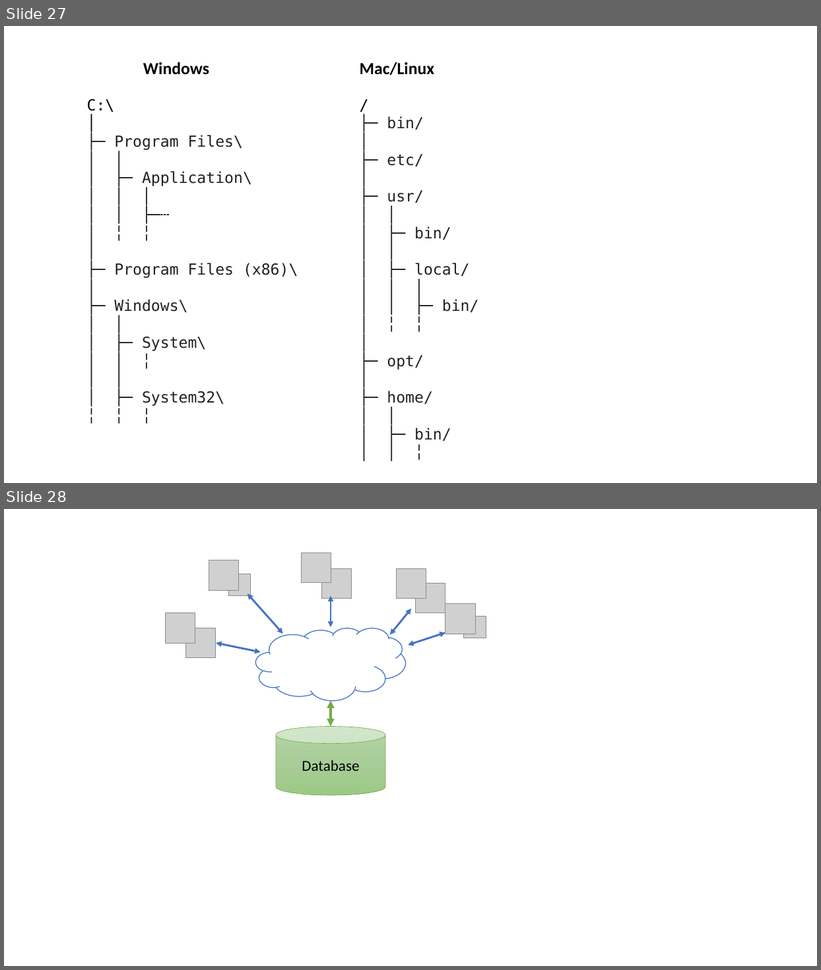
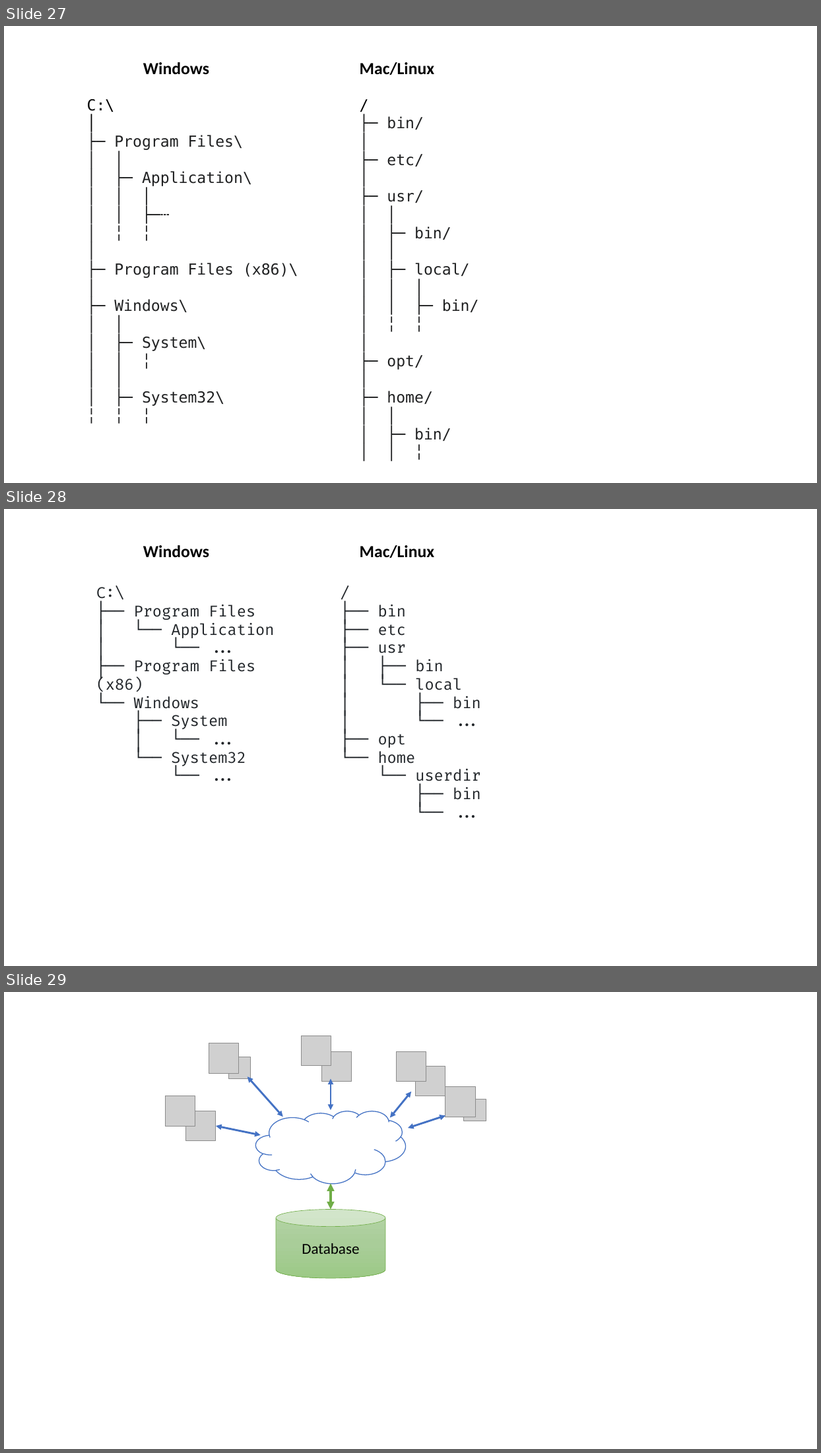
Before and after one commit to edinburgh-napier/SET09102, a slide deck: images/graphics.pptx. Shown one above the other, each under a label of ours: slides 27 and 28 before the commit, slides 27, 28 and 29 after it. The pictures are 821x970 and 821x1453 pixels, drawn with LibreOffice and Linux fonts; fonts in the diff are those of the drawing; grey boxes stand for pictures. Boxes give left, top, right and bottom in pixels: in the first picture for what was removed or moved away, otherwise in the second. Text is boxed around its words. In the diff, an @@ line names an element or a change of style, - is before the commit and + after.

```diff
--- a/images/graphics.pptx
+++ b/images/graphics.pptx
@@ slide 28 added at box(4, 509, 817, 966), background #FFFFFF @@
@@ text added at box(143, 545, 209, 558), 20 pt, text #000000, bold @@
+Windows
@@ text added at box(360, 545, 434, 559), 20 pt, text #000000, bold @@
+Mac/Linux
@@ text added at box(96, 586, 274, 768), 18 pt, text #212529 @@
+C:\
+├── Program Files
+│ └── Application
+│ └── ...
+├── Program Files (x86)
+└── Windows
+├── System
+│ └── ...
+└── System32
+└── ...
@@ text added at box(378, 604, 481, 800), 18 pt, text #212529 @@
+/
+├── bin
+├── etc
+├── usr
+│ ├── bin
+│ └── local
+│ ├── bin
+│ └── ...
+├── opt
+└── home
+└── userdir
+├── bin
+└── ...
@@ what was slide 28 is now slide 29 @@
```
Also in this commit, not shown: 1 other slide added, 1 slide removed, 7 other files.
